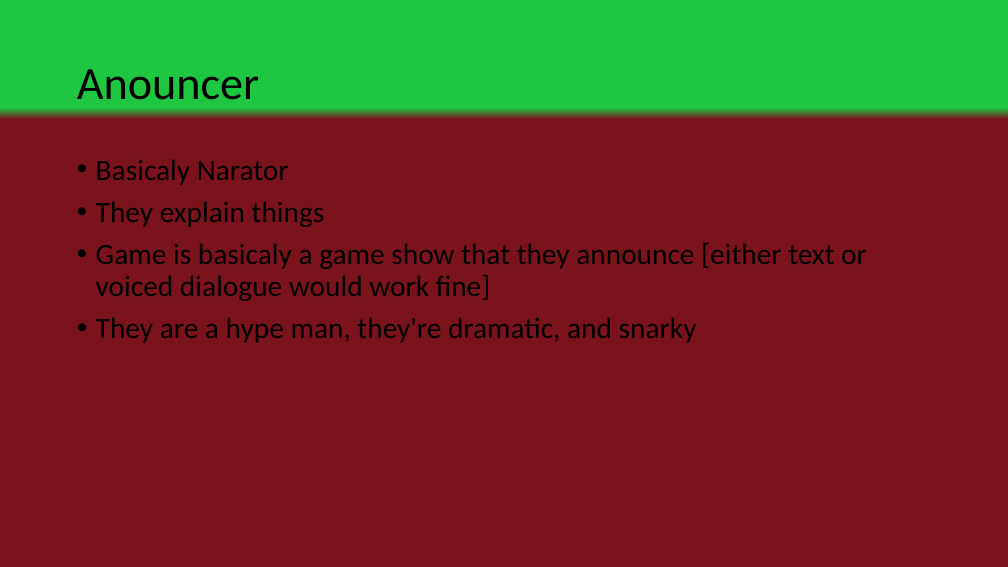
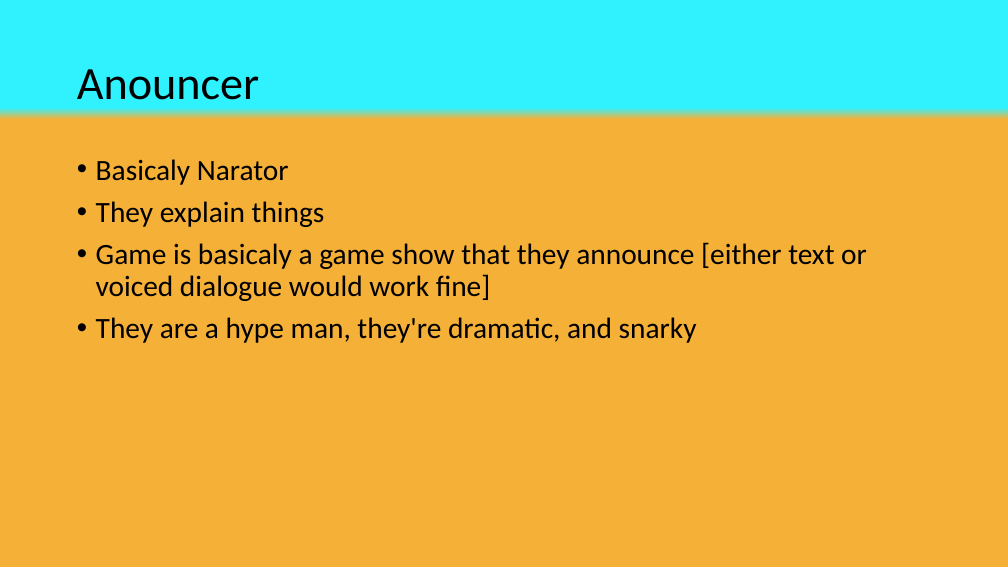
Before and after one commit to LuxRegem/Project_Clash-of-Cosplayers, a slide deck: slide 22 of Shared Documentation/Luke's Documents/Clash of Cos - Visual Pitch.pptx. Drawn at 1008x567 pixels with LibreOffice and Linux fonts; fonts in the diff are those of the drawing. Boxes give left, top, right and bottom in pixels: in the first picture for what was removed or moved away, otherwise in the second. Text is boxed around its words. In the diff, an @@ line names an element or a change of style, - is before the commit and + after.

Commit message:
Colour changes

```diff
--- a/Shared Documentation/Luke's Documents/Clash of Cos - Visual Pitch.pptx
+++ b/Shared Documentation/Luke's Documents/Clash of Cos - Visual Pitch.pptx
@@ background gradient #1EC641 to #7B131D to gradient #30F2FF to #F5B038 @@
```
Also in this commit, not shown: 26 other slides changed.
